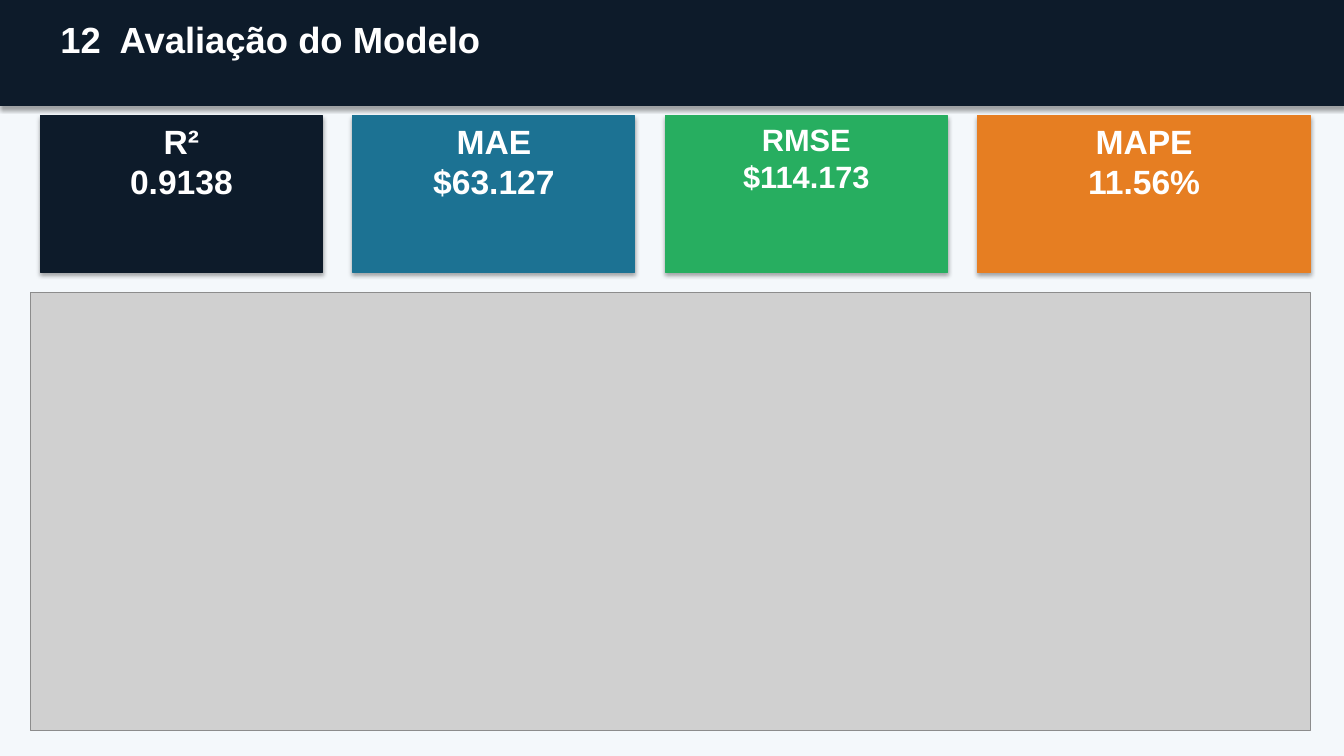
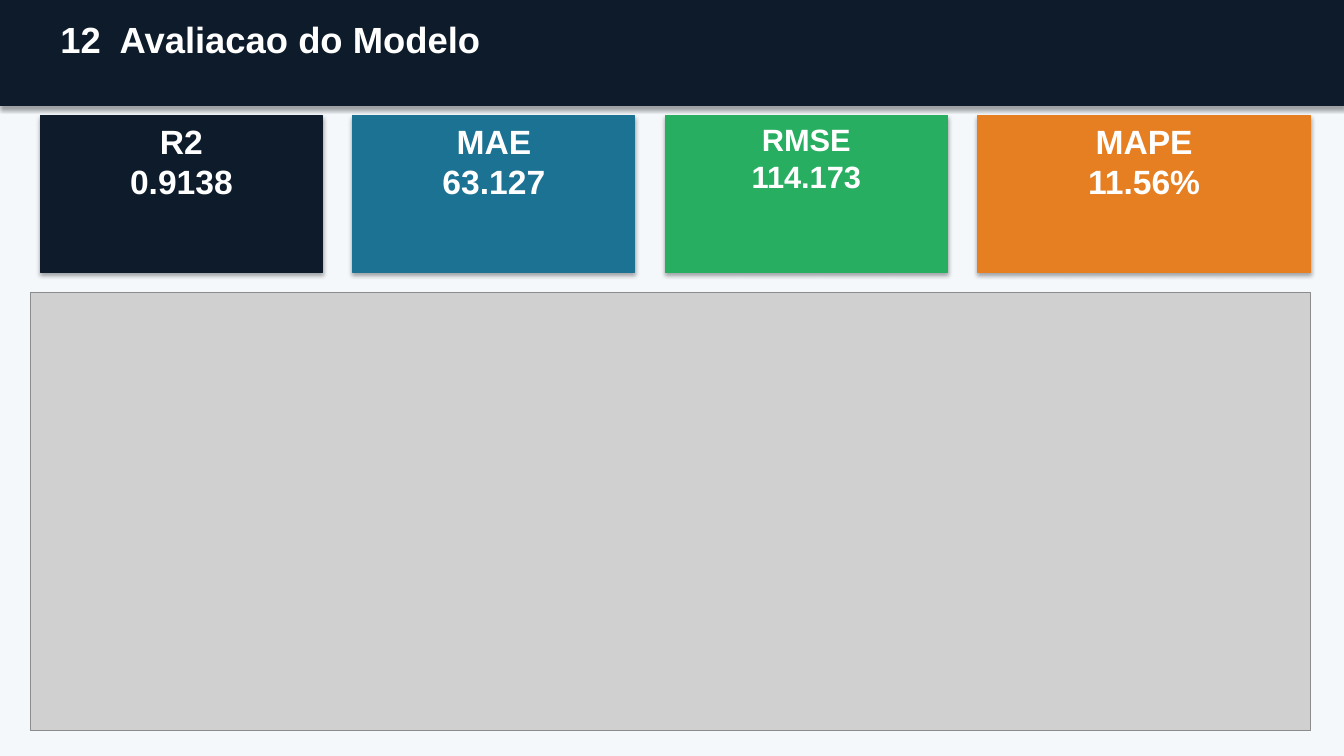
Before and after one commit to rogerestatistico/HOUSE_PRICE_PREDICTION, a slide deck: slide 12 of presentation_house_price.pptx (slide 15 before the commit). Drawn at 1344x756 pixels with LibreOffice and Linux fonts; fonts in the diff are those of the drawing; grey boxes stand for pictures. Boxes give left, top, right and bottom in pixels: in the first picture for what was removed or moved away, otherwise in the second. Text is boxed around its words. In the diff, an @@ line names an element or a change of style, - is before the commit and + after.

```diff
--- a/presentation_house_price.pptx
+++ b/presentation_house_price.pptx
@@ text at [60,26,480,54]: text changed @@
-12 Avaliação do Modelo
+12 Avaliacao do Modelo
@@ text at [130,130,233,195]: text changed @@
-R²
-0.9138
+R2
+0.9138
@@ text at [442,131,545,195]: text changed @@
-MAE
-$63.127
+MAE
+63.127
@@ text at [752,129,861,189]: text changed @@
-RMSE
-$114.173
+RMSE
+114.173
```
Also in this commit, not shown: 11 other slides changed, 5 slides added, 8 slides removed.
